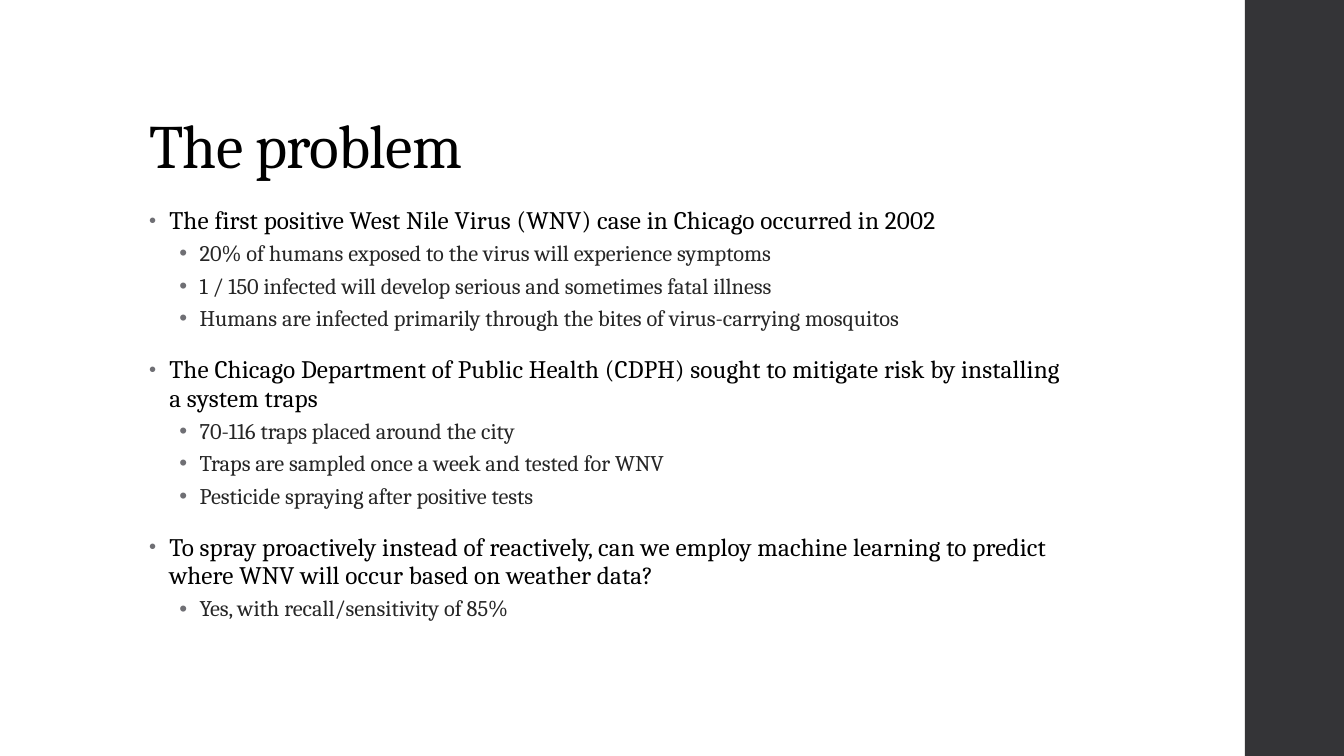
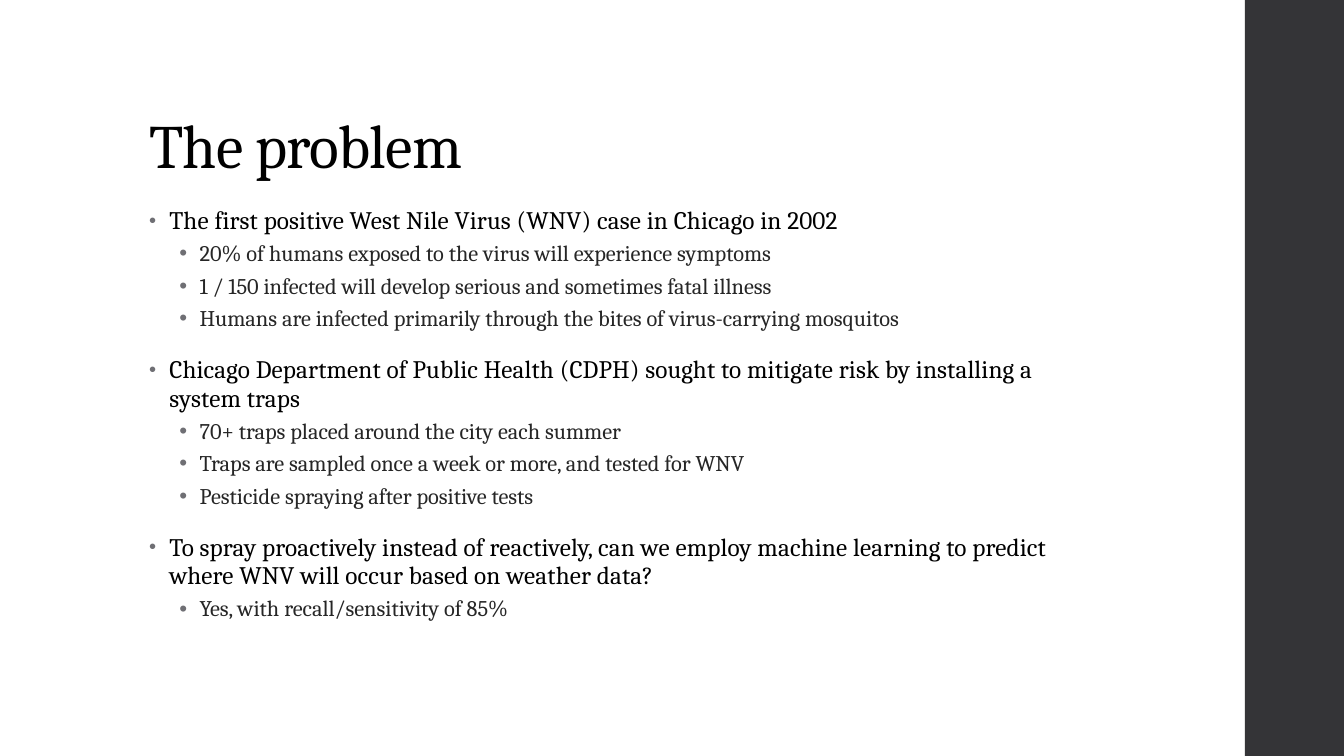
Before and after one commit to b-c-murphy/Springboard-Capstone-2, a slide deck: slide 2 of Capstone 2 WNV.pptx. Drawn at 1344x756 pixels with LibreOffice and Linux fonts; fonts in the diff are those of the drawing. Boxes give left, top, right and bottom in pixels: in the first picture for what was removed or moved away, otherwise in the second. Text is boxed around its words. In the diff, an @@ line names an element or a change of style, - is before the commit and + after.

```diff
--- a/Capstone 2 WNV.pptx
+++ b/Capstone 2 WNV.pptx
@@ text at <box>169,211,837,235</box>: text changed @@
-• The first positive West Nile Virus (WNV) case in Chicago occurred in 2002
+• The first positive West Nile Virus (WNV) case in Chicago in 2002
@@ text at <box>169,360,1032,476</box>: text changed; size 18 to 16 pt; text colour #000000 to #262626 @@
-• The Chicago Department of Public Health (CDPH) sought to mitigate risk by installing a system traps
-  • 70-116 traps placed around the city
-  • Traps are sampled once a week and tested for WNV
+• Chicago Department of Public Health (CDPH) sought to mitigate risk by installing a system traps
+  • 70+ traps placed around the city each summer
+  • Traps are sampled once a week or more, and tested for WNV
```
Also in this commit, not shown: 2 other slides changed.
